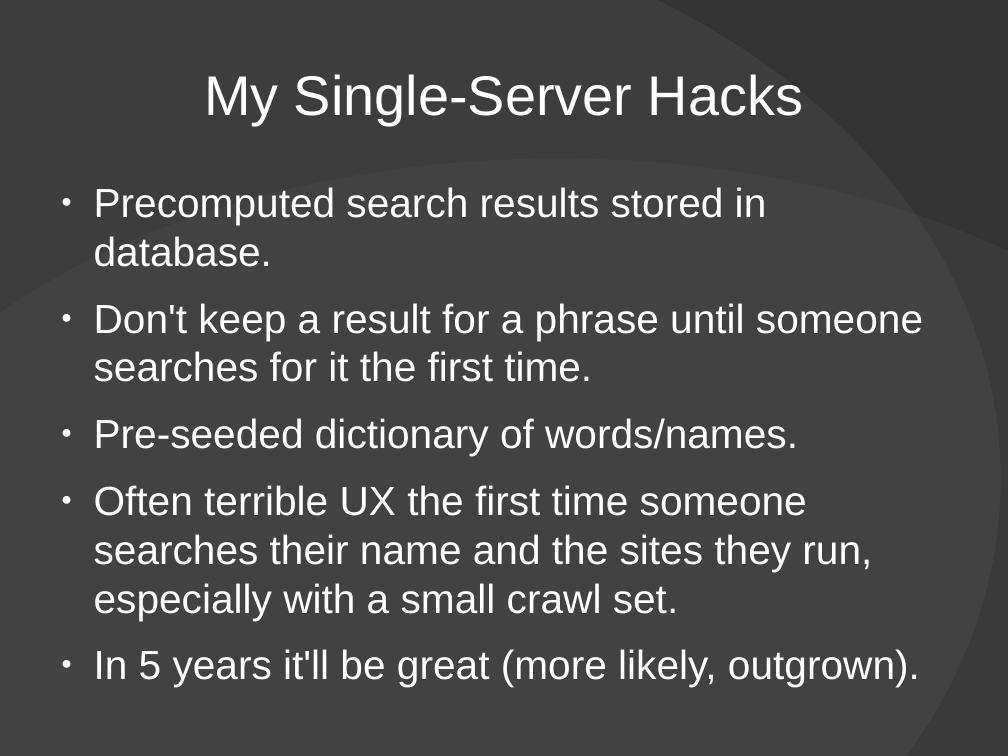
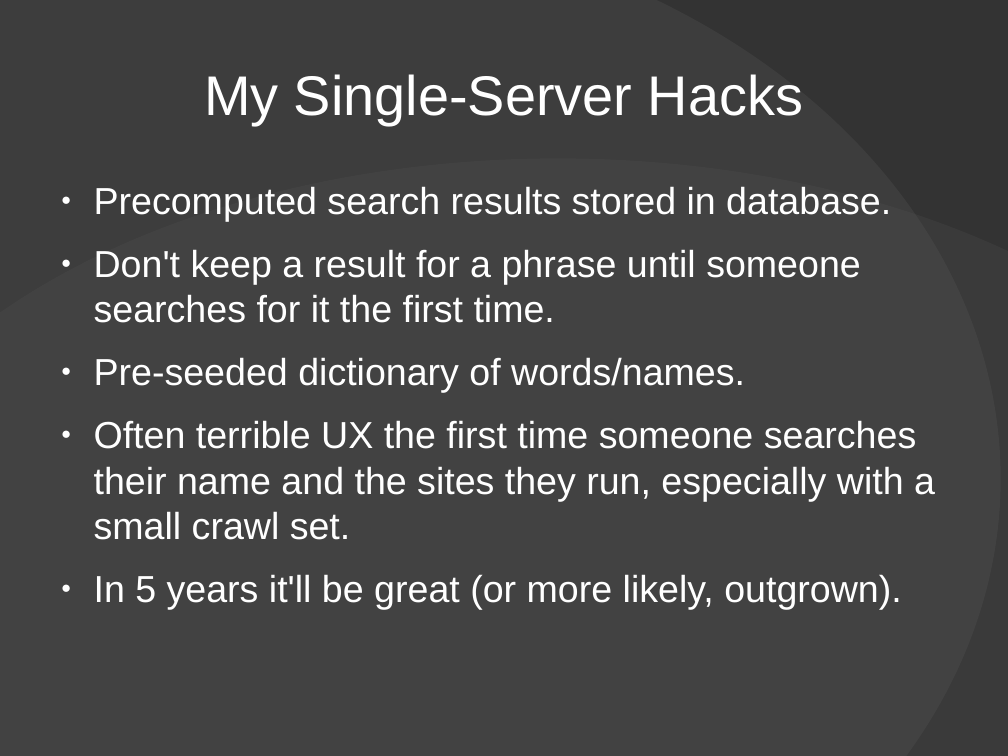
Before and after one commit to Xangis/python-webcrawling, a slide deck: slide 20 of PythonWebCrawlingPresentation.odp (slide 23 before the commit). Drawn at 1008x756 pixels with LibreOffice and Linux fonts; fonts in the diff are those of the drawing; background and template pictures are left out. Boxes give left, top, right and bottom in pixels: in the first picture for what was removed or moved away, otherwise in the second. Text is boxed around its words. In the diff, an @@ line names an element or a change of style, - is before the commit and + after.

```diff
--- a/PythonWebCrawlingPresentation.odp
+++ b/PythonWebCrawlingPresentation.odp
@@ text at bbox=[94, 186, 935, 540]: size 32 to 29.6 pt in "Precomputed search results stored in database.", "Don't keep a result for a phrase ...", "Pre-seeded dictionary of words/names.", "Often terrible UX the first time someone ..." @@
@@ text at bbox=[94, 574, 901, 609]: text changed; size 32 to 29.6 pt @@
-● In 5 years it'll be great (more likely, outgrown).
+● In 5 years it'll be great (or more likely, outgrown).
```
Also in this commit, not shown: 16 other slides changed, 1 slide added, 4 slides removed, 1 other file.
